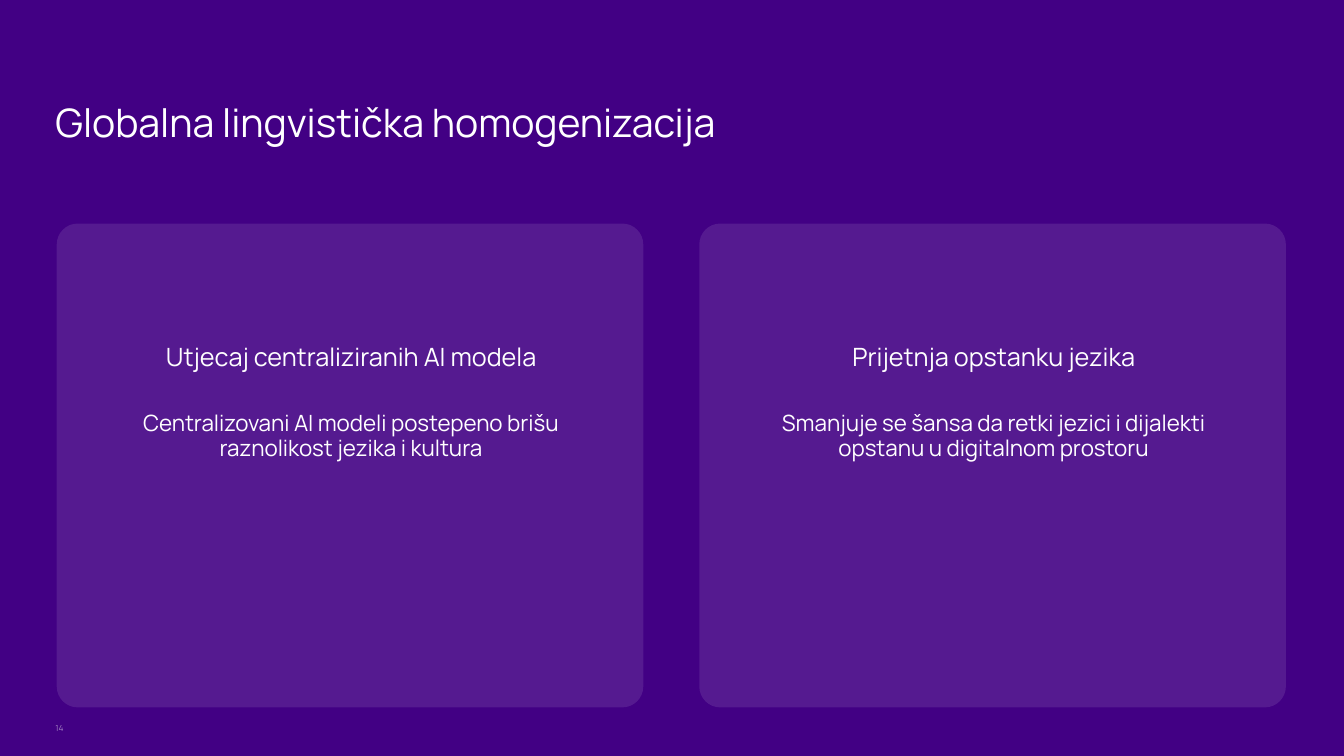
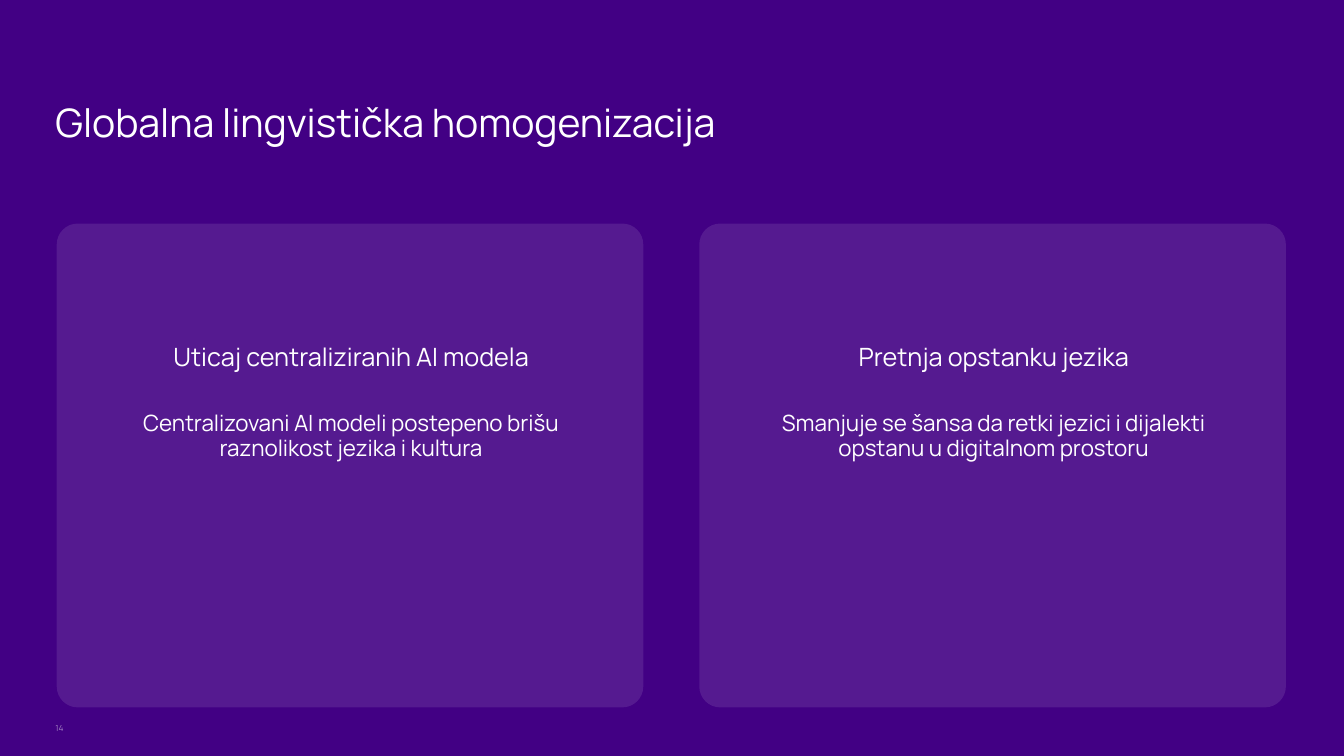
Before and after one commit to sanastojanovic/RID, a slide deck: slide 14 of rid_2026_seminarski/mi22082_Mila_Gligorić/prezentacija.pptx. Drawn at 1344x756 pixels with LibreOffice and Linux fonts; fonts in the diff are those of the drawing; background and template pictures are left out. Boxes give left, top, right and bottom in pixels: in the first picture for what was removed or moved away, otherwise in the second. Text is boxed around its words. In the diff, an @@ line names an element or a change of style, - is before the commit and + after.

```diff
--- a/rid_2026_seminarski/mi22082_Mila_Gligorić/prezentacija.pptx
+++ b/rid_2026_seminarski/mi22082_Mila_Gligorić/prezentacija.pptx
@@ text at [173,347,529,372]: text changed @@
-Utjecaj centraliziranih AI modela
+Uticaj centraliziranih AI modela
@@ text at [859,347,1129,372]: text changed @@
-Prijetnja opstanku jezika
+Pretnja opstanku jezika
```
Also in this commit, not shown: 4 other slides changed, 2 other files.
